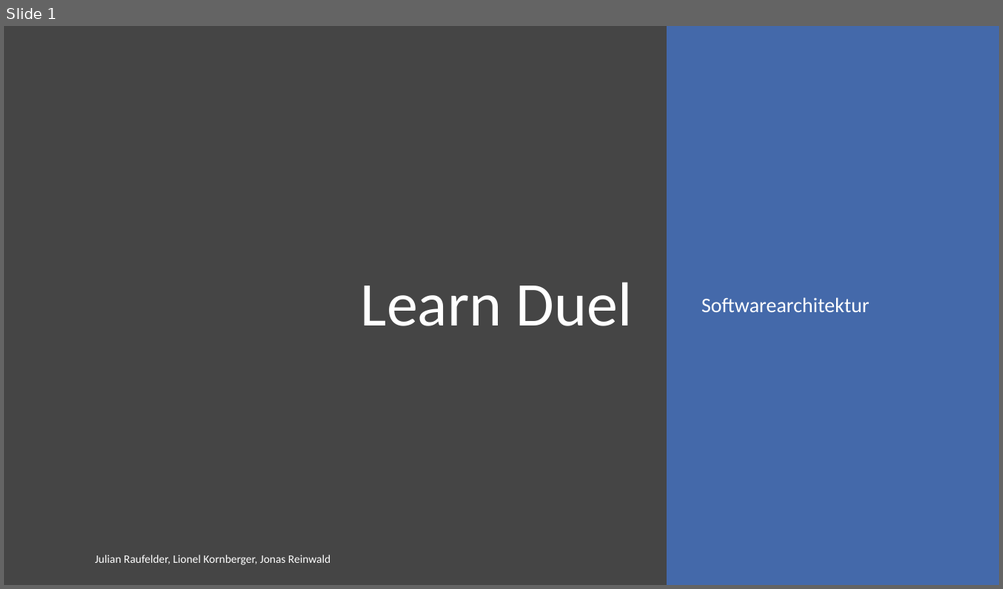
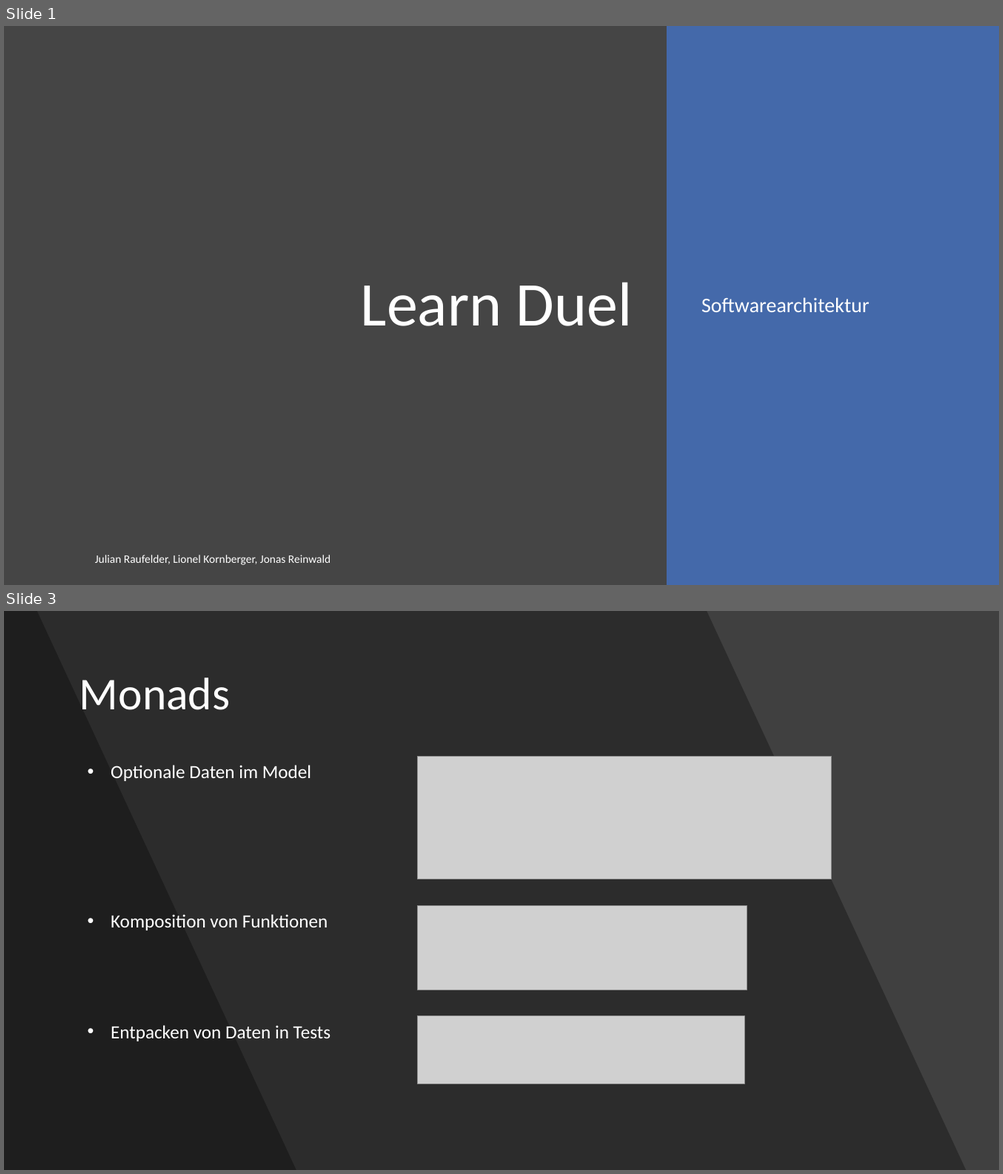
Before and after one commit to webbureaucrat/learn-duel, a slide deck: swar_learn_duel.pptx. Shown one above the other, each under a label of ours: slide 1 before the commit, slides 1 and 3 after it; the slides between them are not shown. The pictures are 1003x589 and 1003x1174 pixels, drawn with LibreOffice and Linux fonts; fonts in the diff are those of the drawing; grey boxes stand for pictures. Boxes give left, top, right and bottom in pixels: in the first picture for what was removed or moved away, otherwise in the second. Text is boxed around its words. In the diff, an @@ line names an element or a change of style, - is before the commit and + after.

```diff
--- a/swar_learn_duel.pptx
+++ b/swar_learn_duel.pptx
@@ slide 3 added at <box>4,611,999,1170</box>, background #404040 @@
@@ freeform shape added at <box>4,611,966,1170</box>, fill #000000 at 30% opacity @@
@@ freeform shape added at <box>4,611,296,1170</box>, fill #000000 at 30% opacity @@
@@ title added at <box>79,678,230,710</box>, 44 pt, text #FFFFFF @@
+Monads
@@ text added at <box>111,765,311,781</box>, 18 pt, text #FFFFFF @@
+• Optionale Daten im Model
@@ picture added at <box>418,757,831,880</box> @@
@@ text added at <box>111,914,328,931</box>, 18 pt, text #FFFFFF @@
+• Komposition von Funktionen
@@ picture added at <box>418,906,746,990</box> @@
@@ text added at <box>111,1025,330,1042</box>, 18 pt, text #FFFFFF @@
+• Entpacken von Daten in Tests
@@ picture added at <box>418,1017,744,1084</box> @@
```
Also in this commit, not shown: 9 slides changed, 10 other slides added, 2 slides removed.
